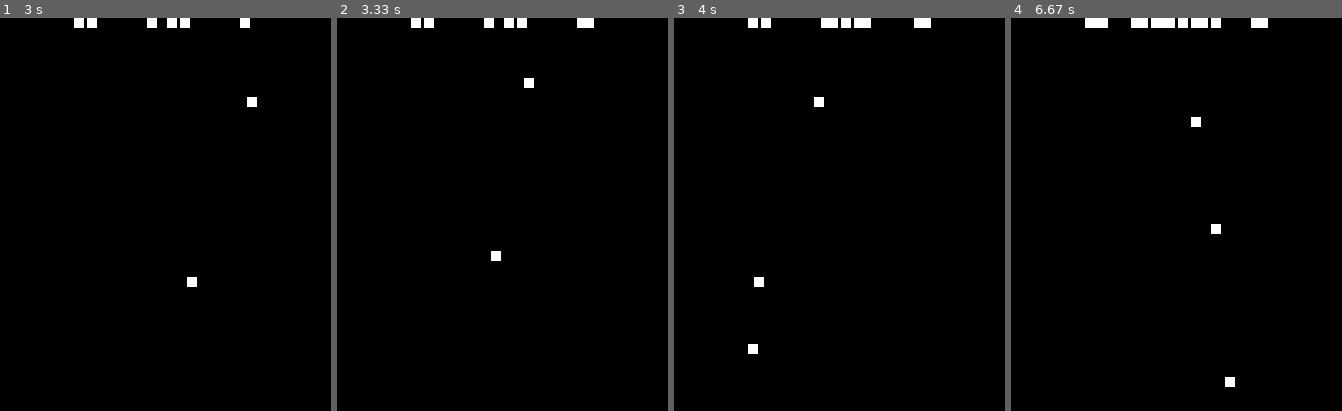
Above: before the commit, frames 1-4 (left to right).
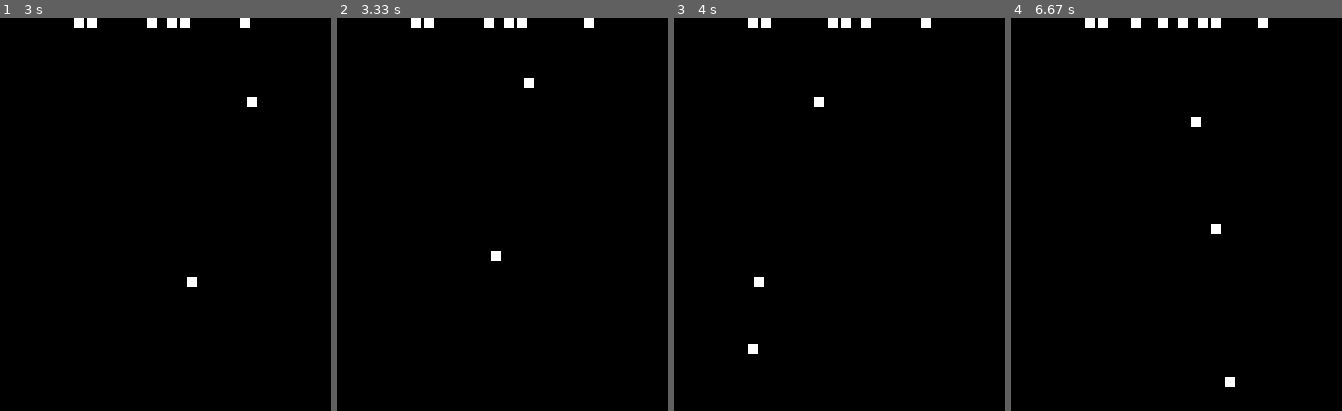
Above: after the commit, the same moments.

Repository: Equipe-Rocket-ES2024/PSA
Game: pygame game, started from main.py
The game is run twice, just before and just after one commit, with the same random seed, the same clock (stepped at 60 frames per second) and the same inputs.
Inputs:
- Up to frame 1 (3 s): tap Space at 0.33, 0.73, 1.03, 1.23, 1.57, 1.87, 2.07, 2.37, 2.63, 2.97 s; hold Right 0.67-1.13 s; hold Up 1.17-1.47 s; hold Right 1.5-1.97 s; hold Left 2-2.53 s; hold Down 2.57-2.87 s; hold Left from 2.9 s (still down)
- Up to frame 2 (3.33 s): tap Space at 3.27 s; release Left at 3.3 s
- Up to frame 3 (4 s): hold Up 3.33-3.7 s; tap Space at 3.4, 3.8 s; hold Right from 3.73 s (still down)
- Up to frame 4 (6.67 s): tap Space at 4.1, 4.47, 4.87, 5.17, 5.37, 5.67, 5.87, 6.2, 6.5 s; release Right at 4.37 s; hold Down 4.4-4.77 s; hold Left 4.8-5.27 s; hold Right 5.3-5.77 s; hold Up 5.8-6.1 s; hold Right 6.13-6.6 s; hold Left from 6.63 s (still down)
The pictures show only the part of the screen within x 48-98%, y 0-50%; the shares and areas given below are measured in that part.

Frame 1 is identical in both runs. In frame 2, less than 0.1% of the frame differs, in the area x 72-75%, y 0-3%; in frame 3, 0.2%; in frame 4, 0.3%, in the area x 25-75%, y 0-3%.

Commit message:
removendo items que colidem

Diff:
--- a/src/game/game.py
+++ b/src/game/game.py
@@ -69,12 +69,7 @@
             elif isinstance(obj, Bullet):
                 obj.move_object()
 
-        for i in range(len(self.objects)):
-            for j in range(i + 1, len(self.objects)):
-                obj1 = self.objects[i]
-                obj2 = self.objects[j]
-                if Hitbox.check_collision(obj1.hitbox, obj2.hitbox):
-                    print(f"Collision detected between {type(obj1).__name__} and {type(obj2).__name__}")
+            self.colision()
 
 
     def render(self):
@@ -84,3 +79,22 @@
             object.draw_object()
 
         self.pygame_engine.display_flip()
+
+    def colision(self):
+        objects_remove = [];
+        for i in range(len(self.objects)):
+            for j in range(i + 1, len(self.objects)):
+                if self.objects and len(self.objects) > 0:
+                    obj1 = self.objects[i]
+                    obj2 = self.objects[j]
+                if Hitbox.check_collision(obj1.hitbox, obj2.hitbox):
+                    if isinstance(obj1, Spaceship):
+                        return
+                    objects_remove.append(obj1)
+                    print("removi inimigo")
+
+                    print(
+                        f"Collision detected between {type(obj1).__name__} and {type(obj2).__name__}")
+
+        self.objects = list(
+            filter(lambda x: x not in objects_remove, self.objects))
